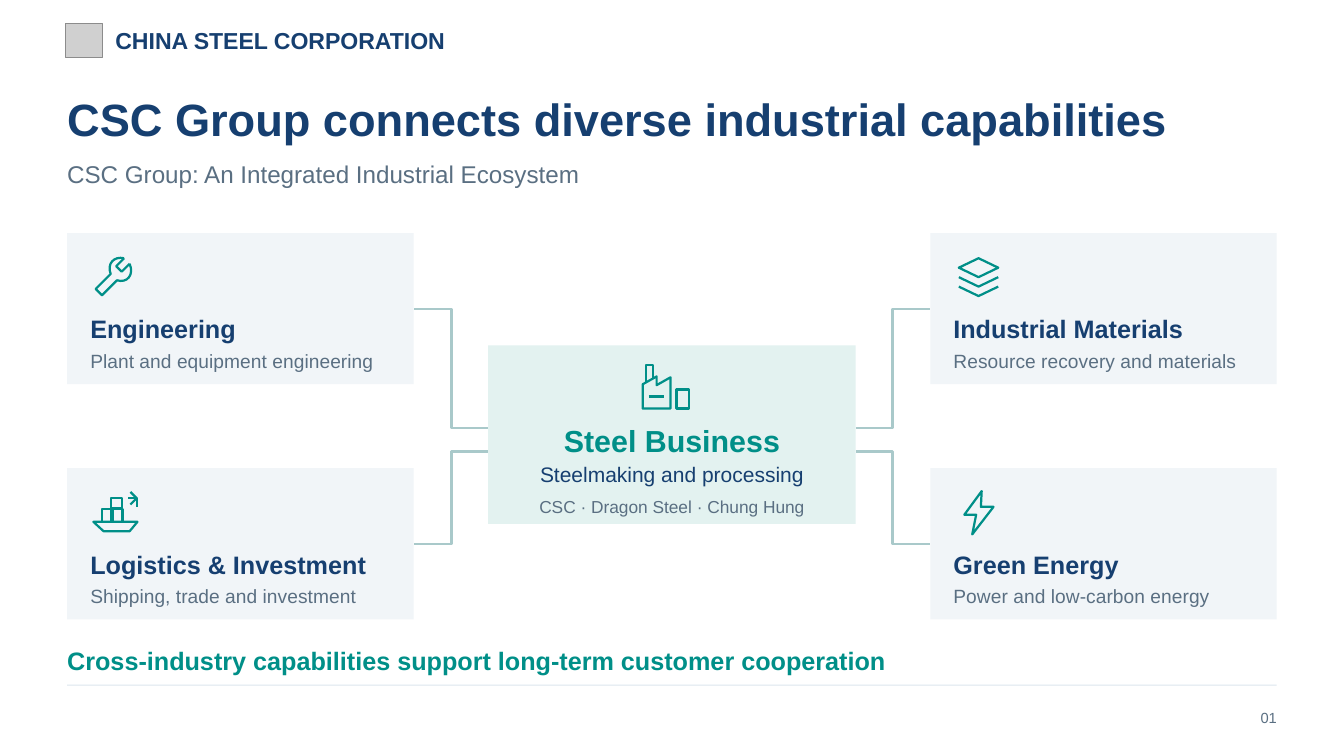
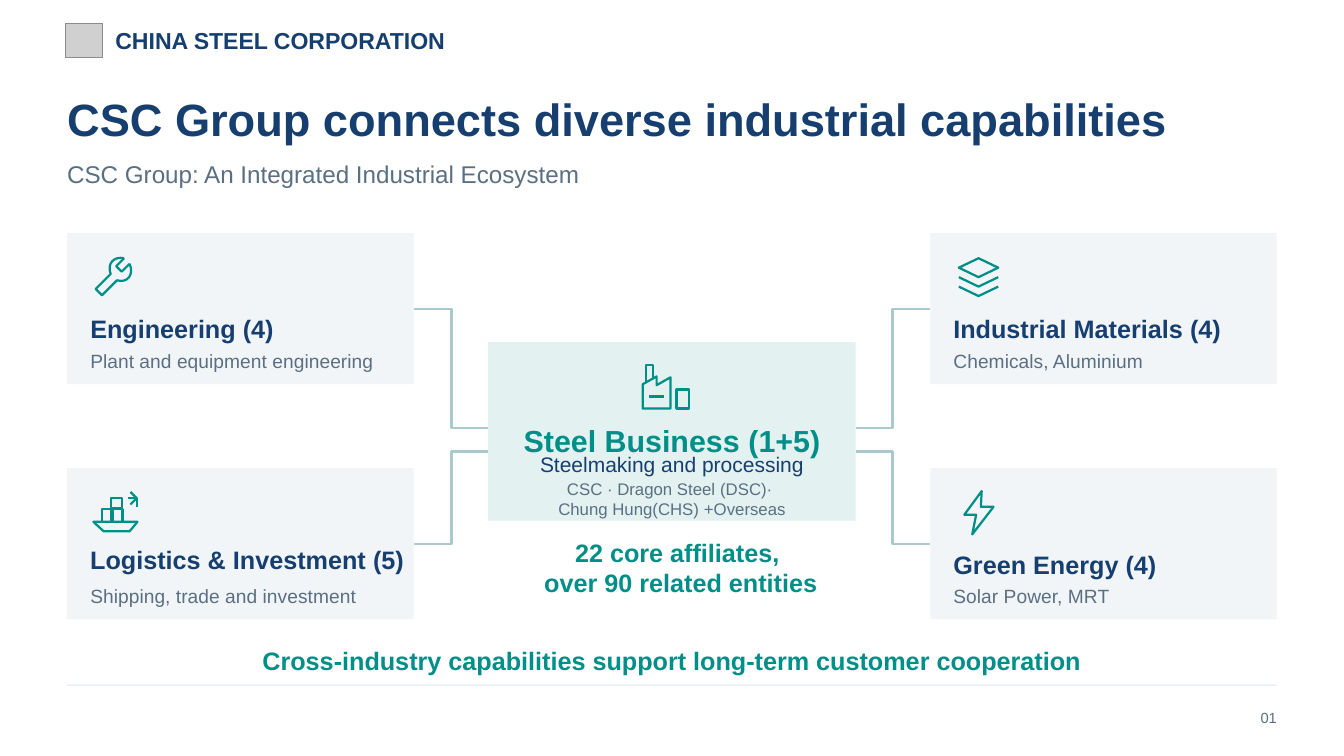
Before and after one commit to evawang0328/csc-germany-uk-trip-2026, a slide deck: slide 2 of CSC_Europe_Nov2026_20261109.pptx. Drawn at 1344x756 pixels with LibreOffice and Linux fonts; fonts in the diff are those of the drawing; grey boxes stand for pictures. Boxes give left, top, right and bottom in pixels: in the first picture for what was removed or moved away, otherwise in the second. Text is boxed around its words. In the diff, an @@ line names an element or a change of style, - is before the commit and + after.

```diff
--- a/CSC_Europe_Nov2026_20261109.pptx
+++ b/CSC_Europe_Nov2026_20261109.pptx
@@ text at bbox=[90, 319, 274, 344]: text changed @@
-Engineering
+Engineering (4)
@@ text at bbox=[953, 319, 1221, 344]: text changed @@
-Industrial Materials
+Industrial Materials (4)
@@ text at bbox=[953, 354, 1143, 371]: text changed @@
-Resource recovery and materials
+Chemicals, Aluminium
@@ text at bbox=[524, 430, 820, 458]: text changed @@
-Steel Business
+Steel Business (1+5)
@@ text "Steelmaking and processing": place and size @@
-text "Steelmaking and processing" at bbox=[540, 466, 803, 487]
+text "Steelmaking and processing" at bbox=[540, 455, 803, 476]
@@ text at bbox=[558, 483, 786, 519]: text changed; size 12.4 to 12 pt @@
-CSC · Dragon Steel · Chung Hung
+CSC · Dragon Steel (DSC)·
+Chung Hung(CHS) +Overseas
@@ text at bbox=[90, 550, 404, 575]: text changed @@
-Logistics & Investment
+Logistics & Investment (5)
@@ text added at bbox=[544, 543, 817, 593], 18 pt, text #008F88, bold @@
+22 core affiliates,
+over 90 related entities
@@ text at bbox=[953, 555, 1157, 579]: text changed @@
-Green Energy
+Green Energy (4)
@@ text at bbox=[953, 589, 1109, 606]: text changed @@
-Power and low-carbon energy
+Solar Power, MRT
@@ text "Cross-industry capabilities support long-term customer ..." at bbox=[262, 651, 1081, 676]: alignment left to centre @@
```
Also in this commit, not shown: 4 other slides changed, 2 slides added, 1 other file.
